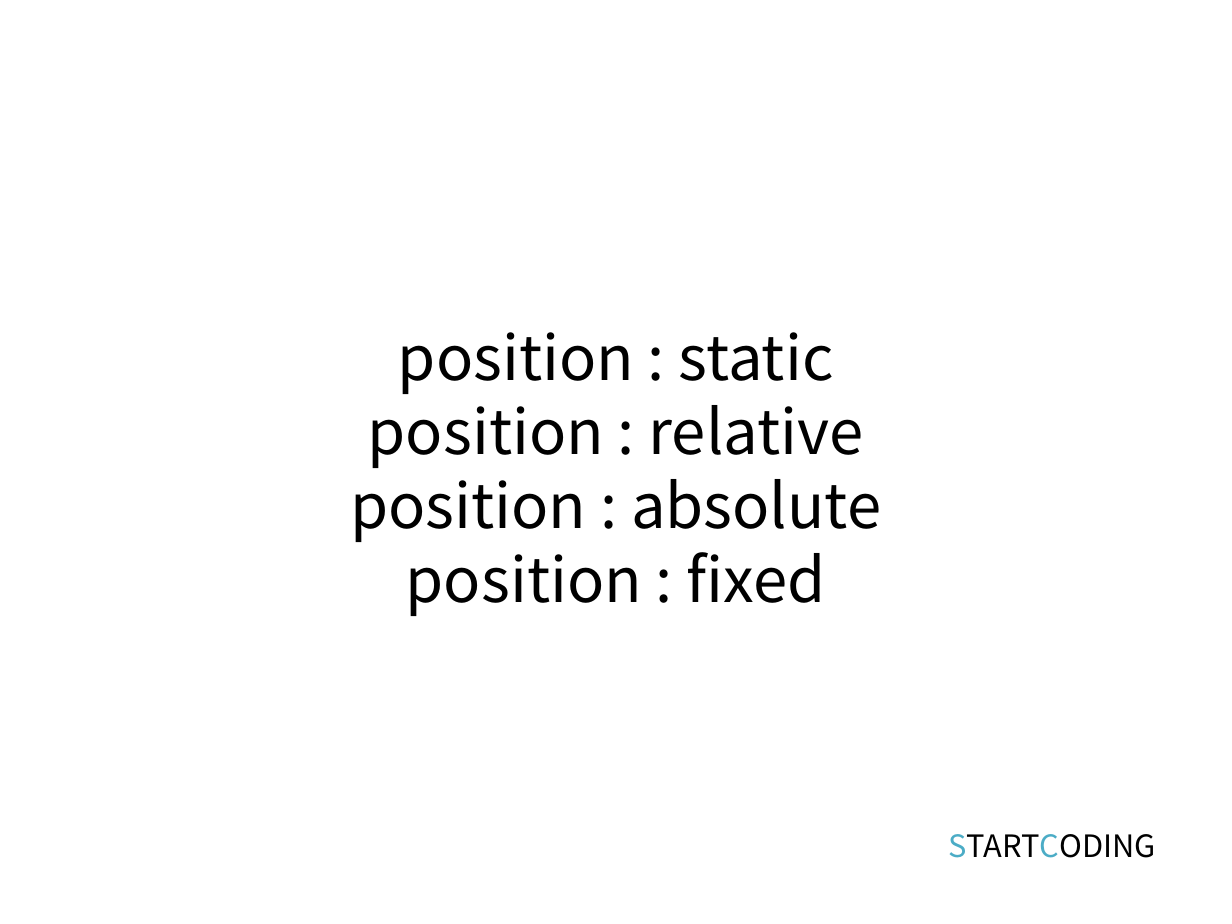
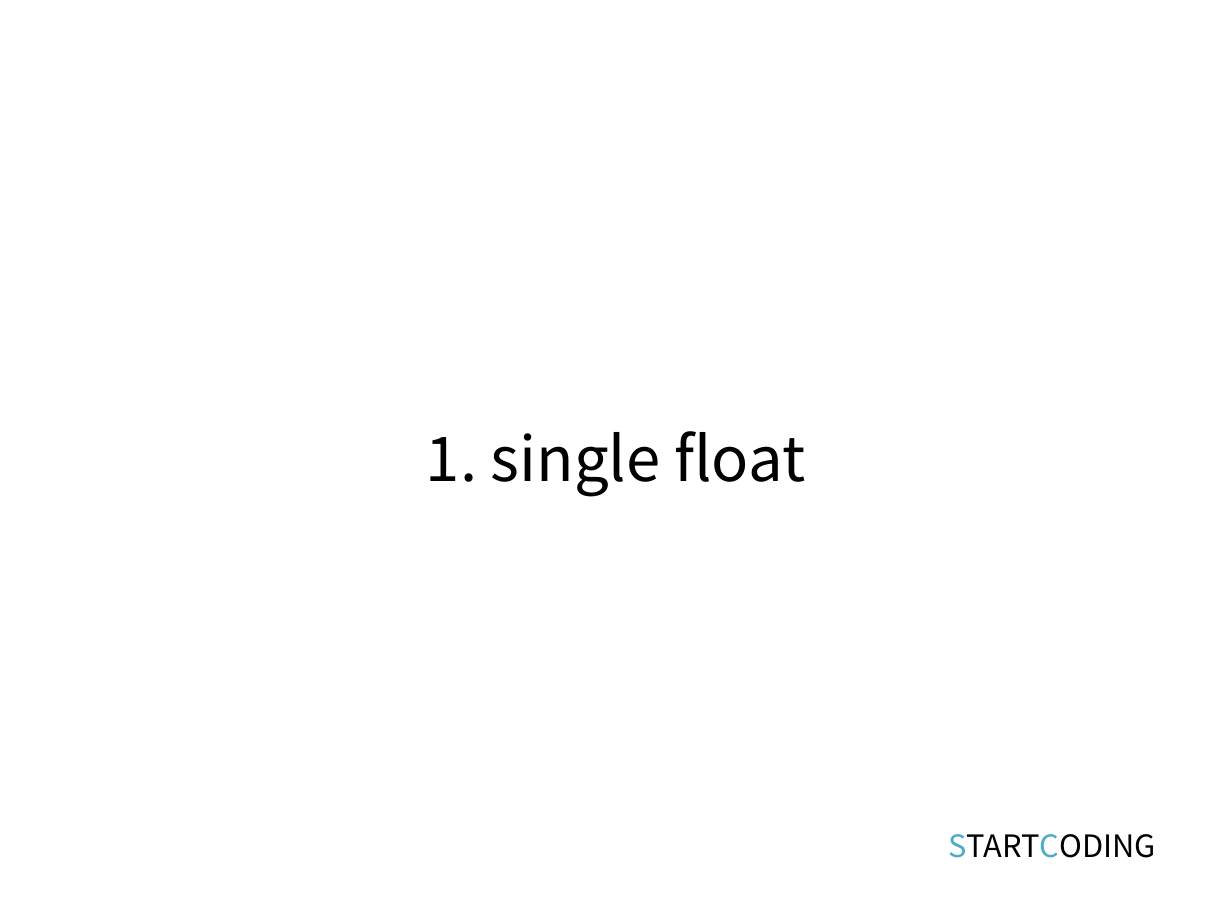
Before and after one commit to kwonkijun/web, a slide deck: slide 3 of 프론트엔드기초(PPT)/CSS3 7강_CSS 플로트.pptx. Drawn at 1232x924 pixels with LibreOffice and Linux fonts; fonts in the diff are those of the drawing. Boxes give left, top, right and bottom in pixels: in the first picture for what was removed or moved away, otherwise in the second. Text is boxed around its words. In the diff, an @@ line names an element or a change of style, - is before the commit and + after.

```diff
--- a/프론트엔드기초(PPT)/CSS3 7강_CSS 플로트.pptx
+++ b/프론트엔드기초(PPT)/CSS3 7강_CSS 플로트.pptx
@@ text at (426, 431, 805, 497): text changed @@
-position : static
-position : relative
-position : absolute
-position : fixed
+1. single float
```
Also in this commit, not shown: 4 other slides changed, 3 slides added, 3 slides removed, 34 other files.
